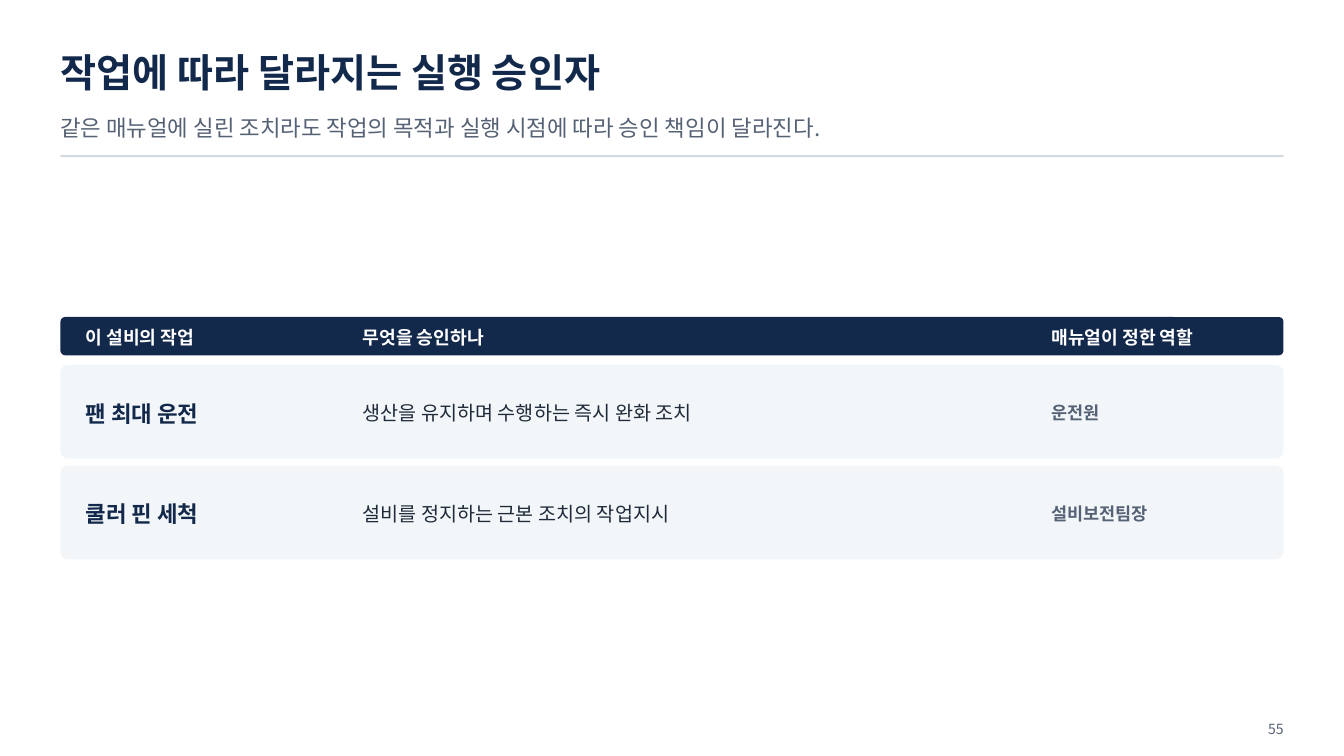
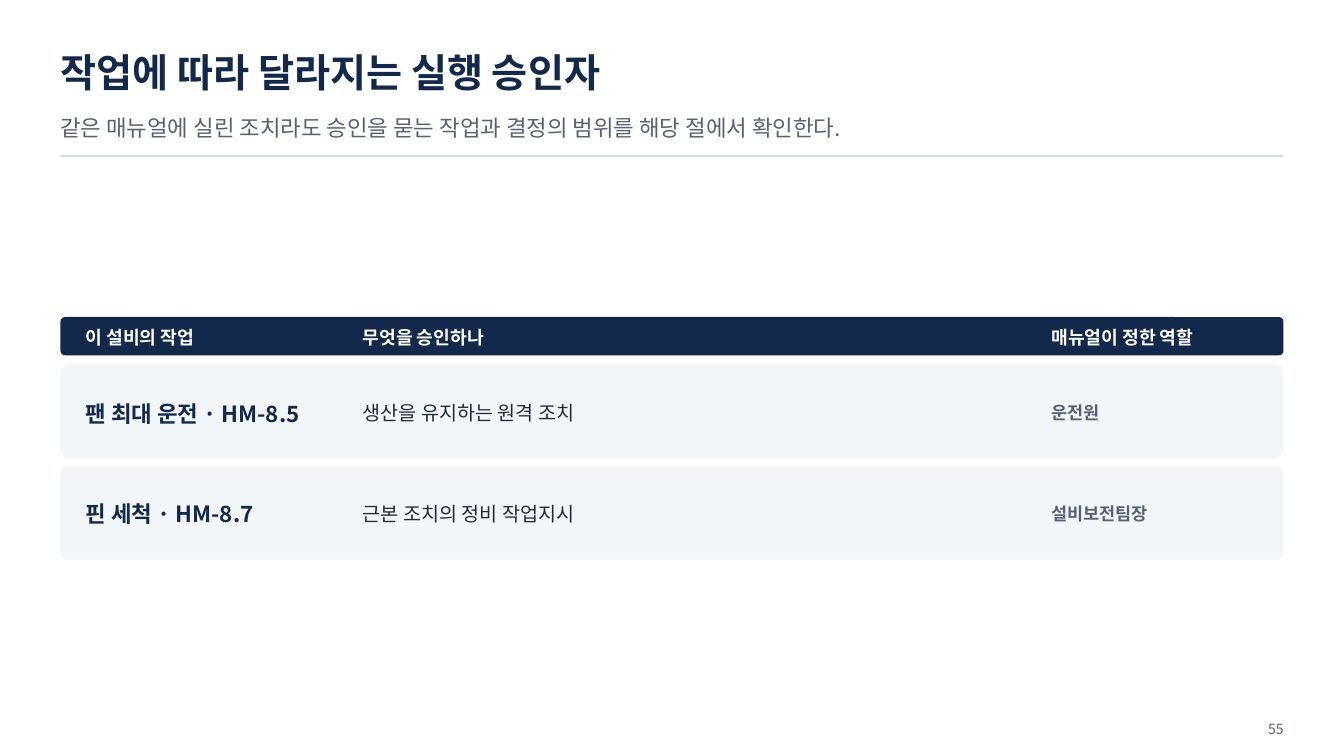
Before and after one commit to uengine-oss/hyd-iot-edu, a slide deck: slide 55 of workspace/강의제작/산출물/통합반/이론/04회차/통합반_04일차.pptx. Drawn at 1344x756 pixels with LibreOffice and Linux fonts; fonts in the diff are those of the drawing. Boxes give left, top, right and bottom in pixels: in the first picture for what was removed or moved away, otherwise in the second. Text is boxed around its words. In the diff, an @@ line names an element or a change of style, - is before the commit and + after.

Commit message:
통합반 4회차 47~55장 준비 순서·근거 절·작업 승인을 실제 렌더와 낭독으로 검증한다

```diff
--- a/workspace/강의제작/산출물/통합반/이론/04회차/통합반_04일차.pptx
+++ b/workspace/강의제작/산출물/통합반/이론/04회차/통합반_04일차.pptx
@@ text at (60, 117, 841, 138): text changed @@
-같은 매뉴얼에 실린 조치라도 작업의 목적과 실행 시점에 따라 승인 책임이 달라진다.
+같은 매뉴얼에 실린 조치라도 승인을 묻는 작업과 결정의 범위를 해당 절에서 확인한다.
@@ text at (86, 403, 300, 424): text changed @@
-팬 최대 운전
+팬 최대 운전 · HM-8.5
@@ text at (363, 403, 574, 422): text changed @@
-생산을 유지하며 수행하는 즉시 완화 조치
+생산을 유지하는 원격 조치
@@ text at (86, 503, 254, 524): text changed @@
-쿨러 핀 세척
+핀 세척 · HM-8.7
@@ text at (363, 504, 574, 523): text changed @@
-설비를 정지하는 근본 조치의 작업지시
+근본 조치의 정비 작업지시
```
Also in this commit, not shown: 8 other slides changed, 25 other files.
